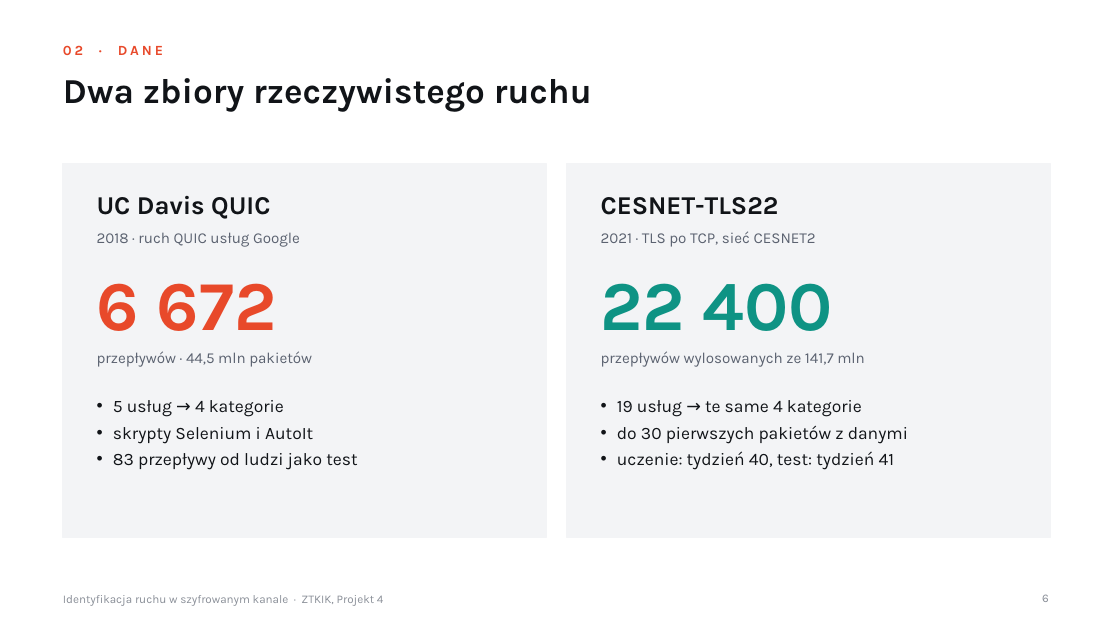
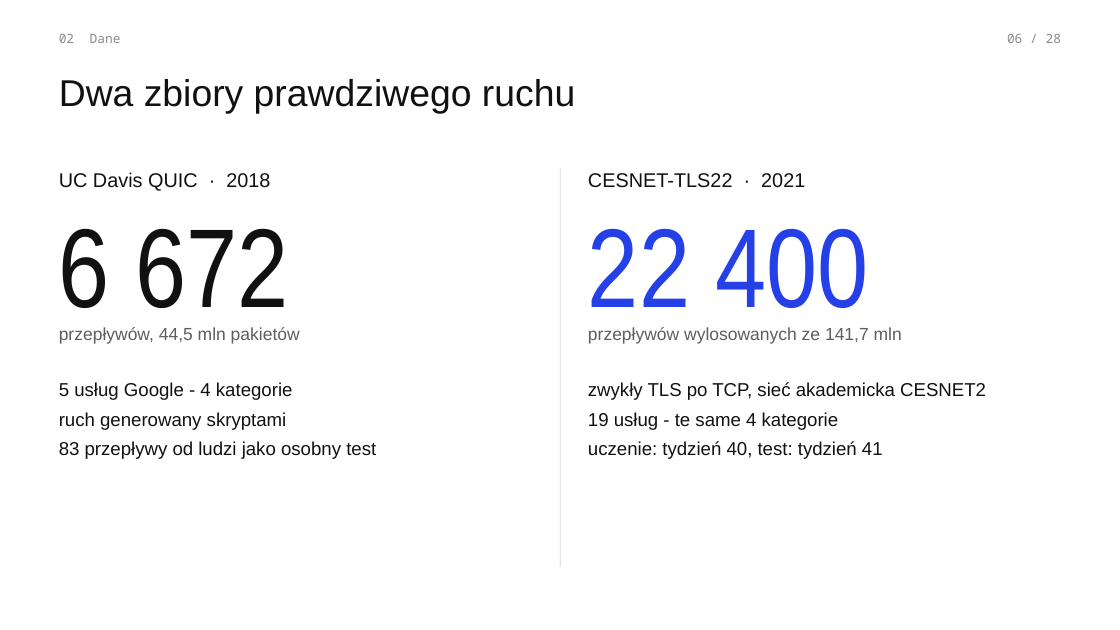
Before and after one commit to AdrianSajdak/KryptografiaProjekt4, a slide deck: slide 6 of prezentacja.pptx. Drawn at 1120x630 pixels with LibreOffice and Linux fonts; fonts in the diff are those of the drawing. Boxes give left, top, right and bottom in pixels: in the first picture for what was removed or moved away, otherwise in the second. Text is boxed around its words. In the diff, an @@ line names an element or a change of style, - is before the commit and + after.

```diff
--- a/prezentacja.pptx
+++ b/prezentacja.pptx
@@ text at bbox=[59, 34, 121, 43]: text changed; size 12 to 11 pt; font Karla to Noto Sans Mono; text colour #E8492A to #8A8A8A; bold off @@
-02 · DANE
+02 Dane
@@ text added at bbox=[1007, 34, 1061, 43], 11 pt, text #8A8A8A @@
+06 / 28
@@ title at bbox=[59, 79, 575, 113]: text changed; size 30 to 32 pt; font Karla to Arial; text colour #111418 to #111111; bold off @@
-Dwa zbiory rzeczywistego ruchu
+Dwa zbiory prawdziwego ruchu
@@ text at bbox=[59, 172, 270, 191]: text changed; size 22 to 17 pt; font Karla to Arial; text colour #111418 to #111111; bold off @@
-UC Davis QUIC
+UC Davis QUIC · 2018
@@ rectangle removed at bbox=[63, 164, 546, 538] @@
@@ line added from (560, 168) to (560, 567), #D6D6D6 0.75 pt @@
@@ rectangle removed at bbox=[567, 164, 1050, 538] @@
@@ text at bbox=[588, 173, 805, 188]: text changed; size 22 to 17 pt; font Karla to Arial; text colour #111418 to #111111; bold off @@
-CESNET-TLS22
+CESNET-TLS22 · 2021
@@ text "6 672": place and size @@
-text "6 672" at bbox=[97, 283, 277, 331]
+text "6 672" at bbox=[59, 228, 288, 308]
@@ text "6 672" at bbox=[59, 228, 288, 308]: size 60 to 96 pt, font Karla to Arial Narrow, text colour #E8492A to #111111, bold off; vertical alignment bottom to middle @@
@@ text "22 400": place and size @@
-text "22 400" at bbox=[601, 283, 833, 331]
+text "22 400" at bbox=[588, 228, 869, 308]
@@ text "22 400" at bbox=[588, 228, 869, 308]: size 60 to 96 pt, font Karla to Arial Narrow, text colour #0E9384 to #2440E6, bold off; vertical alignment bottom to middle @@
@@ text removed at bbox=[97, 232, 300, 247] @@
-2018 · ruch QUIC usług Google
@@ text removed at bbox=[601, 231, 816, 247] @@
-2021 · TLS po TCP, sieć CESNET2
@@ text at bbox=[59, 327, 300, 344]: text changed; size 13 to 15 pt; font Karla to Arial; text colour #5B6270 to #5E5E5E @@
-przepływów · 44,5 mln pakietów
+przepływów, 44,5 mln pakietów
@@ text "przepływów wylosowanych ze 141,7 mln": place and size @@
-text "przepływów wylosowanych ze 141,7 mln" at bbox=[601, 351, 865, 367]
+text "przepływów wylosowanych ze 141,7 mln" at bbox=[588, 327, 902, 344]
@@ text "przepływów wylosowanych ze 141,7 mln" at bbox=[588, 327, 902, 344]: size 13 to 15 pt, font Karla to Arial, text colour #5B6270 to #5E5E5E @@
@@ text at bbox=[59, 382, 376, 459]: text changed; size 15 to 16 pt; font Karla to Arial; text colour #111418 to #111111 @@
-• 5 usług → 4 kategorie
-• skrypty Selenium i AutoIt
-• 83 przepływy od ludzi jako test
+5 usług Google - 4 kategorie
+ruch generowany skryptami
+83 przepływy od ludzi jako osobny test
@@ text at bbox=[588, 382, 986, 430]: text changed; size 15 to 16 pt; font Karla to Arial; text colour #111418 to #111111 @@
-• 19 usług → te same 4 kategorie
-• do 30 pierwszych pakietów z danymi
+zwykły TLS po TCP, sieć akademicka CESNET2
+19 usług - te same 4 kategorie
@@ text "zwykły TLS po TCP, sieć ...": place and size @@
-text "zwykły TLS po TCP, sieć ..." at bbox=[617, 400, 908, 470]
+text "zwykły TLS po TCP, sieć ..." at bbox=[588, 382, 986, 459]
@@ text at bbox=[588, 441, 883, 459]: size 15 to 16 pt, font Karla to Arial, text colour #111418 to #111111 in "uczenie: tydzień 40, test: tydzień 41"; bullet • to none; more space between paragraphs @@
@@ text removed at bbox=[63, 595, 384, 606] @@
-Identyfikacja ruchu w szyfrowanym kanale · ZTKIK, Projekt 4
@@ page number removed at bbox=[1042, 594, 1049, 602] @@
-6
```
Also in this commit, not shown: 8 other slides changed, 19 slides added, 15 slides removed.
